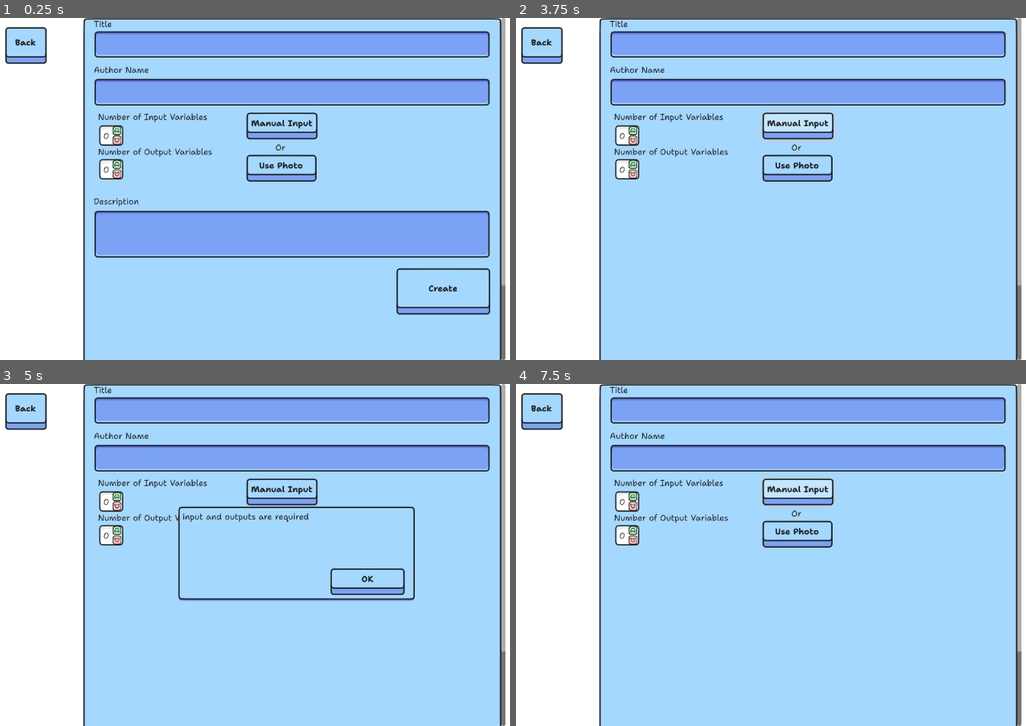
Above: before the commit, frames 1-4 (two rows, left to right).
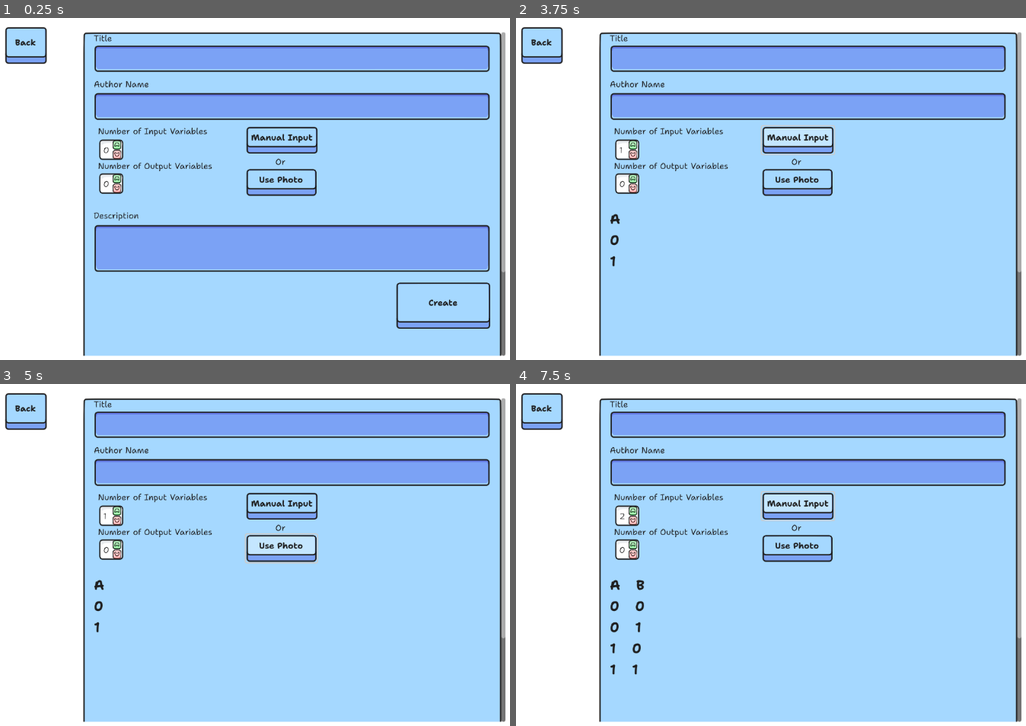
Above: after the commit, the same moments.

Repository: sininen-blue/logic-gate-tesseract
Game: Godot game, scene res://ui/custom_levels/create_custom_level.tscn
Two runs of this game, one before a commit and one after it. Both use one fixed random seed, a clock stepped at 60 frames per second and the inputs below. This scene is started directly instead of the project's main scene.
Inputs (mouse positions are in pixels of both pictures, inside the frame that each line leads up to):
- Up to frame 1 (0.25 s): no input
- Up to frame 2 (3.75 s): click "Create" at 0.5 s; click "OK" at 1.25 s; click (633, 130) at 2.02 s; click (633, 141) at 2.77 s; click "Manual Input" at 3.5 s
- Up to frame 3 (5 s): click "Use Photo" at 4.25 s
- Up to frame 4 (7.5 s): click (883, 582) at 5 s, where only the run before the commit has a clickable "OK"; click (633, 496) at 5.77 s; click (633, 507) at 6.52 s; click "Manual Input" at 7.25 s

The runs differ from the first frame. In frame 1, 32% of the frame differs, in the area x 16-100%, y 0-100%; in frame 2, 23%; in frame 3, 25%; in frame 4, 24%.

Commit message:
ヽ( ⌒o⌒)人(⌒-⌒ )/ done

Diff:
--- a/ui/custom_levels/create_custom_level.gd
+++ b/ui/custom_levels/create_custom_level.gd
@@ -57,22 +57,16 @@
 	level_data["author"] = author_edit.text
 	level_data["create_date"] = Time.get_time_dict_from_system() # TODO: this isn't the proper format
 	level_data["description"] = description_edit.text
-	# level_data["end_count"] = output_num_edit.text
+	level_data["end_count"] = output_count
 
+	var truth_table : Array[String] = generate_truth_table(input_count)
+	var outputs: Array[String] = truth_table_container.get_outputs()
 
-	# input_count = int(input_num_edit.text)
-	# output_count = int(output_num_edit.text)
-	#var truth_table : Array[String] = generate_truth_table(input_count)
-	#var output_array : PackedStringArray = truth_table_edit.text.split("\n", false)
-	#if len(output_array[0]) != int(output_num_edit.text):
-	#	error_panel.show_error("not the correct amount of output values")
-	#	return
-	#if len(output_array) != pow(2, input_count):
-		#error_panel.show_error("not the correct amount of rows")
-		#return
-	#for i in range(len(truth_table)):
-		#truth_table[i] += output_array[i]
-	#level_data["truth_table"] = truth_table
+	var row_count: int = int(pow(2, input_count))
+	for row_index in row_count:
+		truth_table[row_index] += outputs[row_index]
+
+	level_data["truth_table"] = truth_table
 
 	var json_string : String = JSON.stringify(level_data, "\t")
 	var filename : String = title_edit.text.replace(" ", "")
@@ -81,6 +75,7 @@
 	level_file.store_string(json_string)
 
 	error_panel.show_error("Created Level")
+
 
 func generate_truth_table(start_count : int) -> Array[String]:
 	var num_rows : int = int(pow(2, start_count))
--- a/ui/custom_levels/create_custom_level.tscn
+++ b/ui/custom_levels/create_custom_level.tscn
@@ -95,7 +95,9 @@
 anchor_right = 0.5
 anchor_bottom = 1.0
 offset_left = -404.0
+offset_top = 27.0
 offset_right = 396.0
+offset_bottom = -8.0
 grow_horizontal = 2
 grow_vertical = 2
 
@@ -217,7 +219,7 @@
 [node name="SpinnerSprite" type="Sprite2D" parent="ScrollContainer/Panel/Main/TruthTableInputs"]
 unique_name_in_owner = true
 visible = false
-position = Vector2(368, 178)
+position = Vector2(368, 162)
 rotation = -6.28319
 texture = ExtResource("2_46gef")
 
--- a/ui/custom_levels/table_row.gd
+++ b/ui/custom_levels/table_row.gd
@@ -20,19 +20,32 @@
 		var new_bin_button: TextureButton = BINARY_BUTTON.instantiate()
 		add_child(new_bin_button)
 
+
+func get_output() -> String:
+	var output: String = ""
+
+	var children: Array[Node] = get_children()
+	var buttons: Array = children.filter(is_binary_button)
+
+	for button: TextureButton in buttons:
+		output += str(int(button.value))
+
+	return output
+
+
 func set_output(output_string: String) -> void:
 	var children: Array[Node] = get_children()
-	var buttons: Array = children.filter(is_check_button)
+	var buttons: Array = children.filter(is_binary_button)
 
 	if len(output_string) == len(buttons):
 		print("nice")
 
 	var index: int = 0
-	for button: CheckButton in buttons:
+	for button: TextureButton in buttons:
 		var convBool: bool = bool(int(output_string[index]))
 		index += 1
-		button.button_pressed = convBool
+		button.value = convBool
 		button.disabled = true
 
-func is_check_button(node: Node) -> bool:
-	return node is CheckButton
+func is_binary_button(node: Node) -> bool:
+	return node is TextureButton
--- a/ui/custom_levels/truth_table.gd
+++ b/ui/custom_levels/truth_table.gd
@@ -30,6 +30,15 @@
 			child.queue_free()
 
 
+func get_outputs() -> Array[String]:
+	var output: Array[String]
+	for child in truth_table.get_children():
+		if child.name != "TableHeading":
+			output.append(child.get_output())
+
+	return output
+
+
 func set_outputs(output_count: int, target: Array) -> void:
 	var index: int = 0
 
